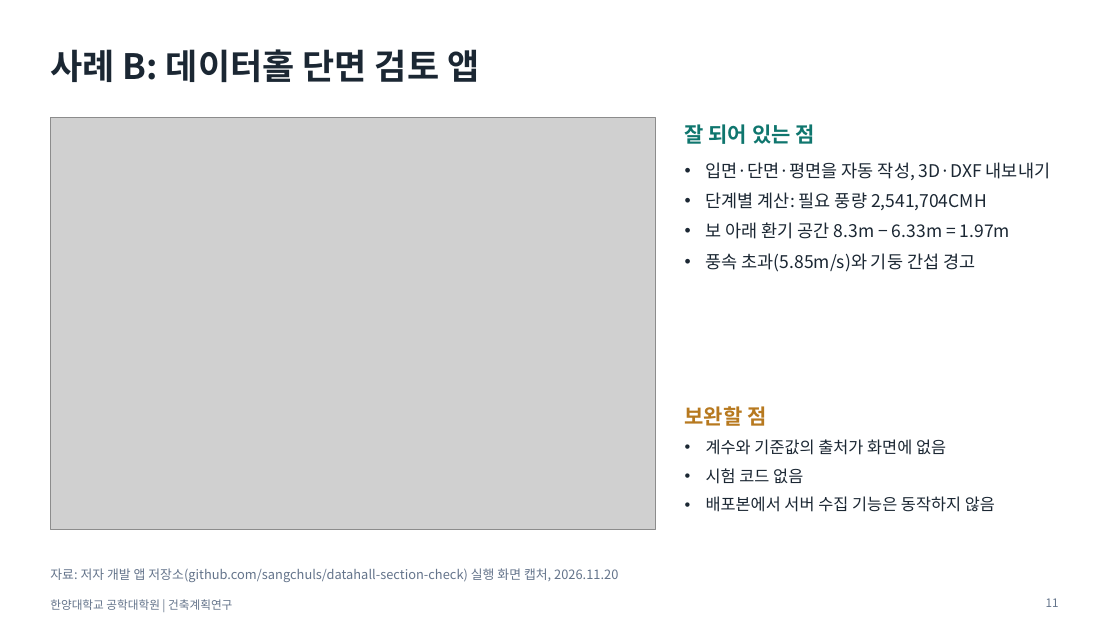
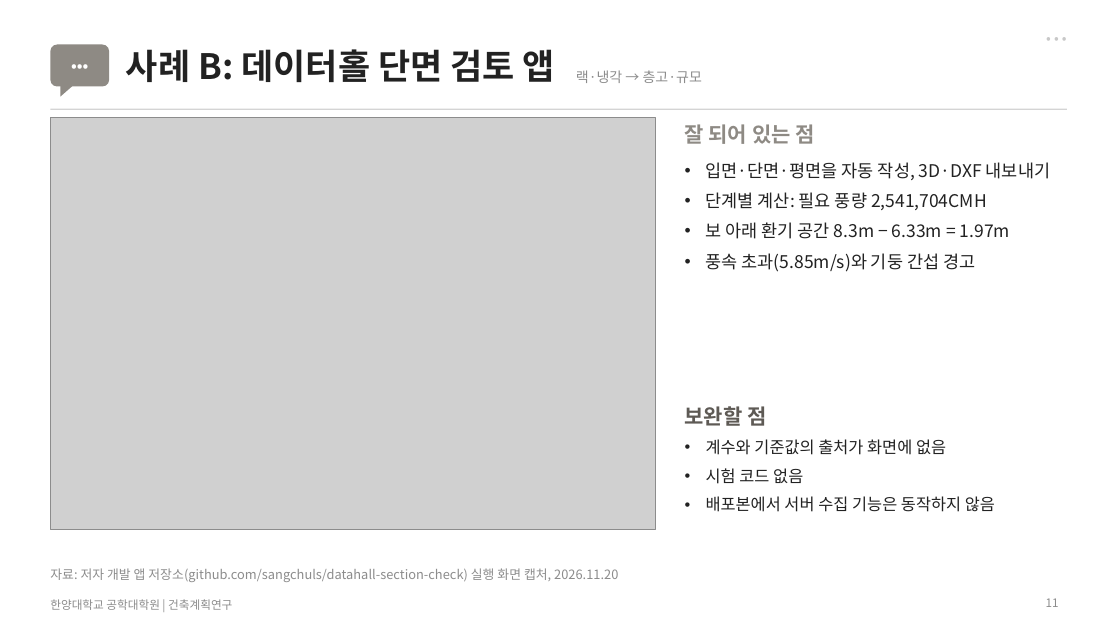
Before and after one commit to sangchuls/pango-gmp, a slide deck: slide 11 of research/final/발표자료_최종.pptx. Drawn at 1120x630 pixels with LibreOffice and Linux fonts; fonts in the diff are those of the drawing; grey boxes stand for pictures. Boxes give left, top, right and bottom in pixels: in the first picture for what was removed or moved away, otherwise in the second. Text is boxed around its words. In the diff, an @@ line names an element or a change of style, - is before the commit and + after.

```diff
--- a/research/final/발표자료_최종.pptx
+++ b/research/final/발표자료_최종.pptx
@@ text added at (x1=1008, y1=25, x2=1067, y2=50), 12 pt, text #C8C8C8 @@
+• • •
@@ rounded rectangle added at (x1=50, y1=45, x2=109, y2=87), fill #8E8A84 @@
@@ text added at (x1=50, y1=45, x2=109, y2=87), 13 pt, text #FFFFFF, bold @@
+•••
@@ text colour #1B2733 to #222222 in 3 elements at (x1=706, y1=162, x2=1050, y2=272), (x1=706, y1=439, x2=995, y2=512), (x1=126, y1=49, x2=555, y2=82) @@
@@ title "사례 B: 데이터홀 단면 검토 ..." moved from (x1=50, y1=49, x2=479, y2=82) to (x1=126, y1=49, x2=555, y2=82) @@
@@ right triangle added at (x1=60, y1=85, x2=74, y2=97), fill #8E8A84 @@
@@ text added at (x1=576, y1=70, x2=702, y2=83), 12 pt, text #8C8C8C @@
+랙·냉각 → 층고·규모
@@ line added from (50, 109) to (1067, 109), #D4D4D4 1 pt @@
@@ text "잘 되어 있는 점" at (x1=685, y1=124, x2=814, y2=144): text colour #0F766E to #8E8A84 @@
@@ text "보완할 점" at (x1=685, y1=406, x2=766, y2=426): text colour #B7791F to #5E5A55 @@
@@ text colour #64748B to #8C8C8C in 3 elements at (x1=50, y1=599, x2=232, y2=610), (x1=50, y1=568, x2=618, y2=582), (x1=1046, y1=598, x2=1059, y2=607) @@
```
Also in this commit, not shown: 18 other slides changed, 4 other files.
